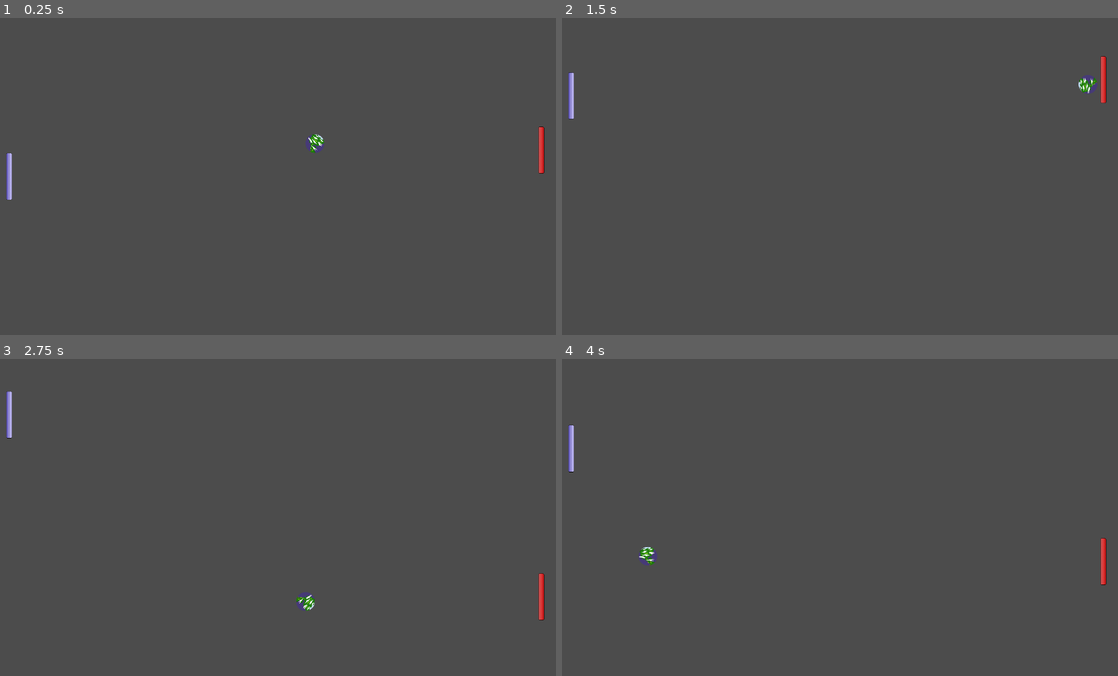
Above: before the commit, frames 1-4 (two rows, left to right).
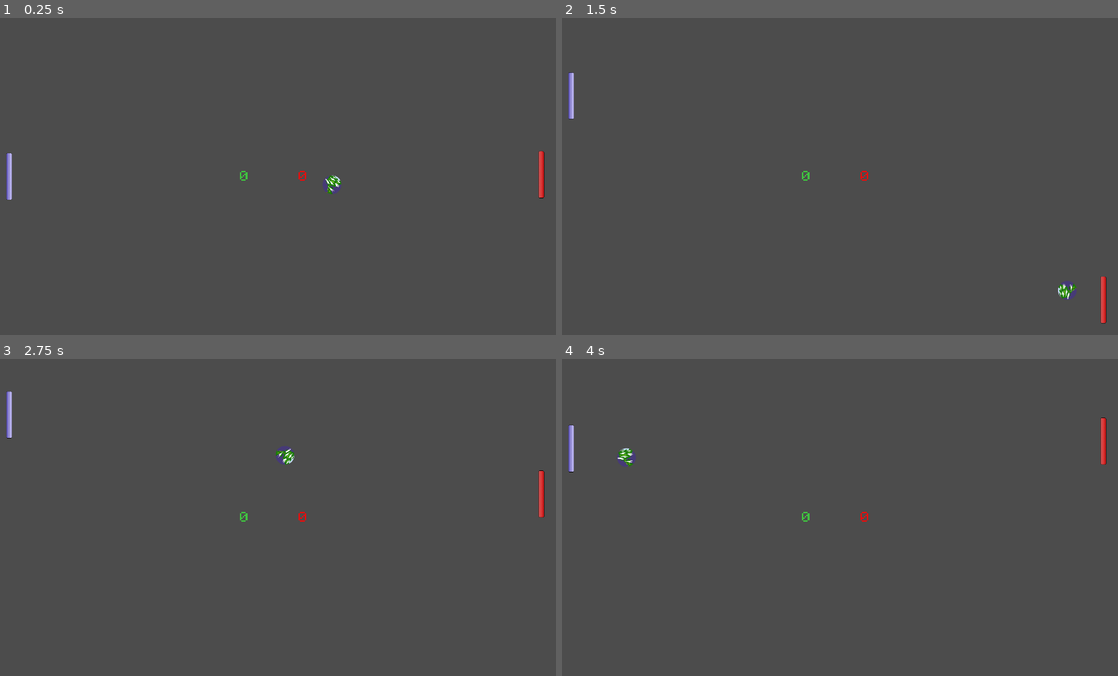
Above: after the commit, the same moments.

Repository: v1ru5tx/GodotPong
Game: Godot game, scene res://Level.tscn
The game is run twice, just before and just after one commit, with the same random seed, the same clock (stepped at 60 frames per second) and the same inputs.
Inputs:
- Up to frame 1 (0.25 s): no input
- Up to frame 2 (1.5 s): hold Up (ui_up) 0.53-1.28 s; hold Down (ui_down) from 1.28 s (still down)
- Up to frame 3 (2.75 s): release Down (ui_down) at 2.03 s; hold Up (ui_up) from 2.03 s (still down)
- Up to frame 4 (4 s): release Up (ui_up) at 3.53 s; hold Down (ui_down) from 3.53 s (still down)

The runs differ from the first frame. In frame 1, 0.5% of the frame differs, in the area x 43-98%, y 34-57%; in frame 2, 0.7%; in frame 3, 0.7%, in the area x 43-98%, y 27-83%; in frame 4, 0.7%.

Commit message:
The last commit for very fist version

Diff:
--- a/Level.gd
+++ b/Level.gd
@@ -1,4 +1,8 @@
 extends Node2D
+
+# Variable donde guradaremos los goles
+var PlayerScore = 0
+var OponentScore = 0
 
 func _restart_game():
 	$Pelota.is_moving = false
@@ -6,12 +10,19 @@
 	$Pelota.position = Vector2(960,540)
 	$Pelota.reset_ball()
 
+func _process(delta):
+	$Marcador_player.text = str(PlayerScore)
+	$Marcador_oponente.text = str(OponentScore)
 
 
 func _on_Arco_Player_body_entered(body):
-	# Body en este caso es la pelota
-	_restart_game()
+	# Body en este caso es la pelota.
+	if body is Pelota:
+		OponentScore += 1
+		_restart_game()
 
 
 func _on_Arco_Oponente_body_entered(body):
-	_restart_game()
+	if body is Pelota:
+		PlayerScore += 1
+		_restart_game()
--- a/Level.tscn
+++ b/Level.tscn
@@ -1,15 +1,24 @@
-[gd_scene load_steps=7 format=2]
+[gd_scene load_steps=10 format=2]
 
 [ext_resource path="res://Player.tscn" type="PackedScene" id=1]
 [ext_resource path="res://Pelota.tscn" type="PackedScene" id=2]
 [ext_resource path="res://Oponente.tscn" type="PackedScene" id=3]
 [ext_resource path="res://Level.gd" type="Script" id=4]
+[ext_resource path="res://Minecraft-Regular.otf" type="DynamicFontData" id=5]
 
 [sub_resource type="RectangleShape2D" id=1]
 extents = Vector2( 960, 50 )
 
 [sub_resource type="RectangleShape2D" id=2]
 extents = Vector2( 50, 540 )
+
+[sub_resource type="DynamicFont" id=3]
+size = 50
+font_data = ExtResource( 5 )
+
+[sub_resource type="DynamicFont" id=4]
+size = 50
+font_data = ExtResource( 5 )
 
 [node name="Level" type="Node2D"]
 script = ExtResource( 4 )
@@ -41,11 +50,31 @@
 [node name="Player" parent="." instance=ExtResource( 1 )]
 position = Vector2( 50, 460 )
 
-[node name="Pelota" parent="." instance=ExtResource( 2 )]
-position = Vector2( 948, 530 )
-
 [node name="Oponente" parent="." instance=ExtResource( 3 )]
 position = Vector2( 1870, 540 )
 
+[node name="Marcador_player" type="Label" parent="."]
+margin_left = -200.0
+margin_right = 1920.0
+margin_bottom = 1080.0
+custom_colors/font_color = Color( 0.254902, 0.764706, 0.254902, 1 )
+custom_fonts/font = SubResource( 3 )
+text = "Marcador player"
+align = 1
+valign = 1
+
+[node name="Marcador_oponente" type="Label" parent="."]
+margin_left = 200.0
+margin_right = 1920.0
+margin_bottom = 1080.0
+custom_colors/font_color = Color( 0.909804, 0.0588235, 0.0588235, 1 )
+custom_fonts/font = SubResource( 4 )
+text = "Marcador Openente"
+align = 1
+valign = 1
+
+[node name="Pelota" parent="." instance=ExtResource( 2 )]
+position = Vector2( 1008, 448 )
+
 [connection signal="body_entered" from="Arco_Player" to="." method="_on_Arco_Player_body_entered"]
 [connection signal="body_entered" from="Arco_Oponente" to="." method="_on_Arco_Oponente_body_entered"]
--- a/Oponente.gd
+++ b/Oponente.gd
@@ -1,6 +1,6 @@
 extends KinematicBody2D
 
-var speed = 600
+var speed = 400
 onready var ball = get_parent().find_node("Pelota")
 
 func _physics_process(_delta):
--- a/Pelota.gd
+++ b/Pelota.gd
@@ -1,4 +1,5 @@
 extends KinematicBody2D
+class_name Pelota
 
 var speed = 0
 var direction = Vector2.ZERO
--- a/project.godot
+++ b/project.godot
@@ -7,6 +7,16 @@
 ;   param=value ; assign values to parameters
 
 config_version=4
+
+_global_script_classes=[ {
+"base": "KinematicBody2D",
+"class": "Pelota",
+"language": "GDScript",
+"path": "res://Pelota.gd"
+} ]
+_global_script_class_icons={
+"Pelota": ""
+}
 
 [application]
 
Binary file added: Minecraft-Regular.otf
